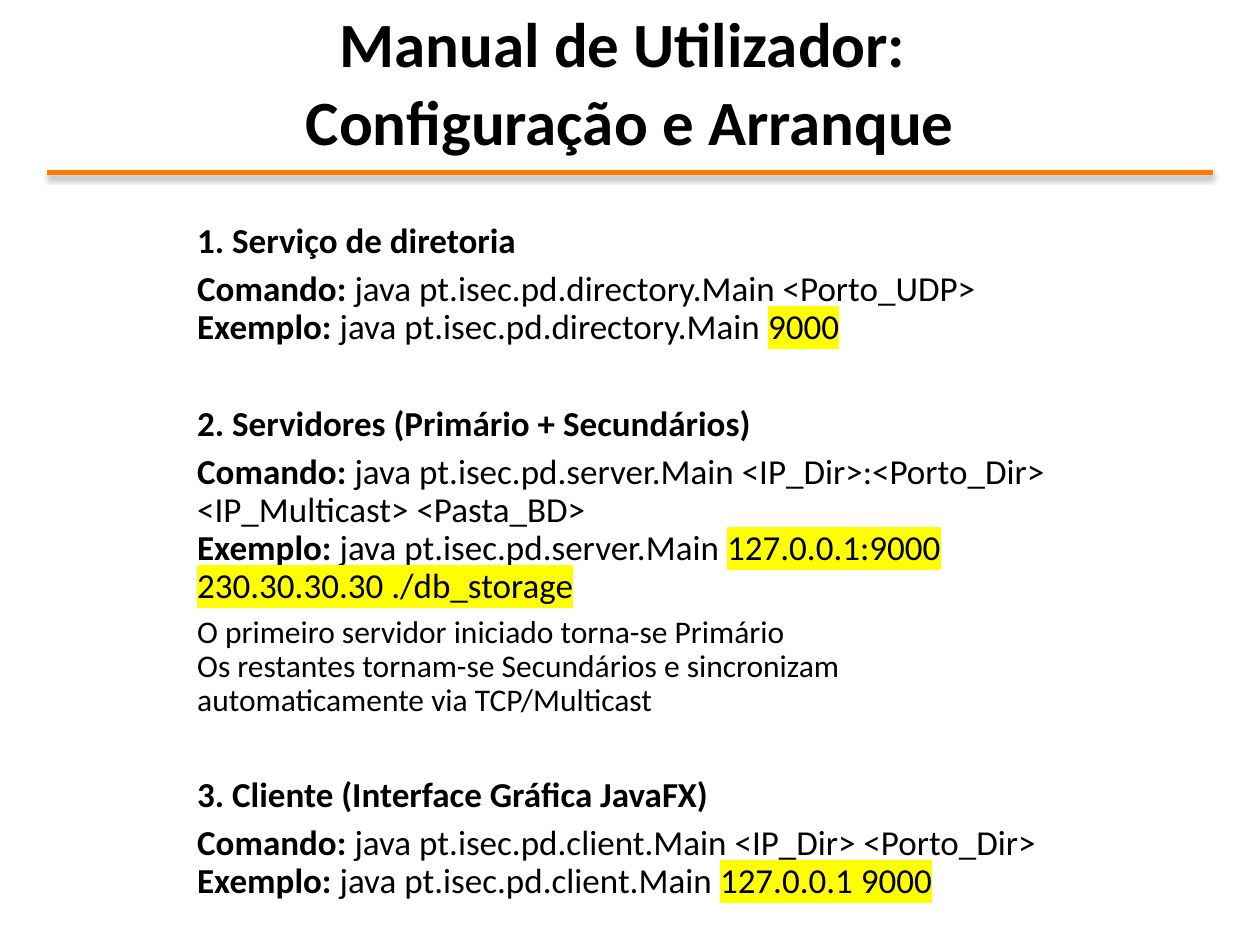
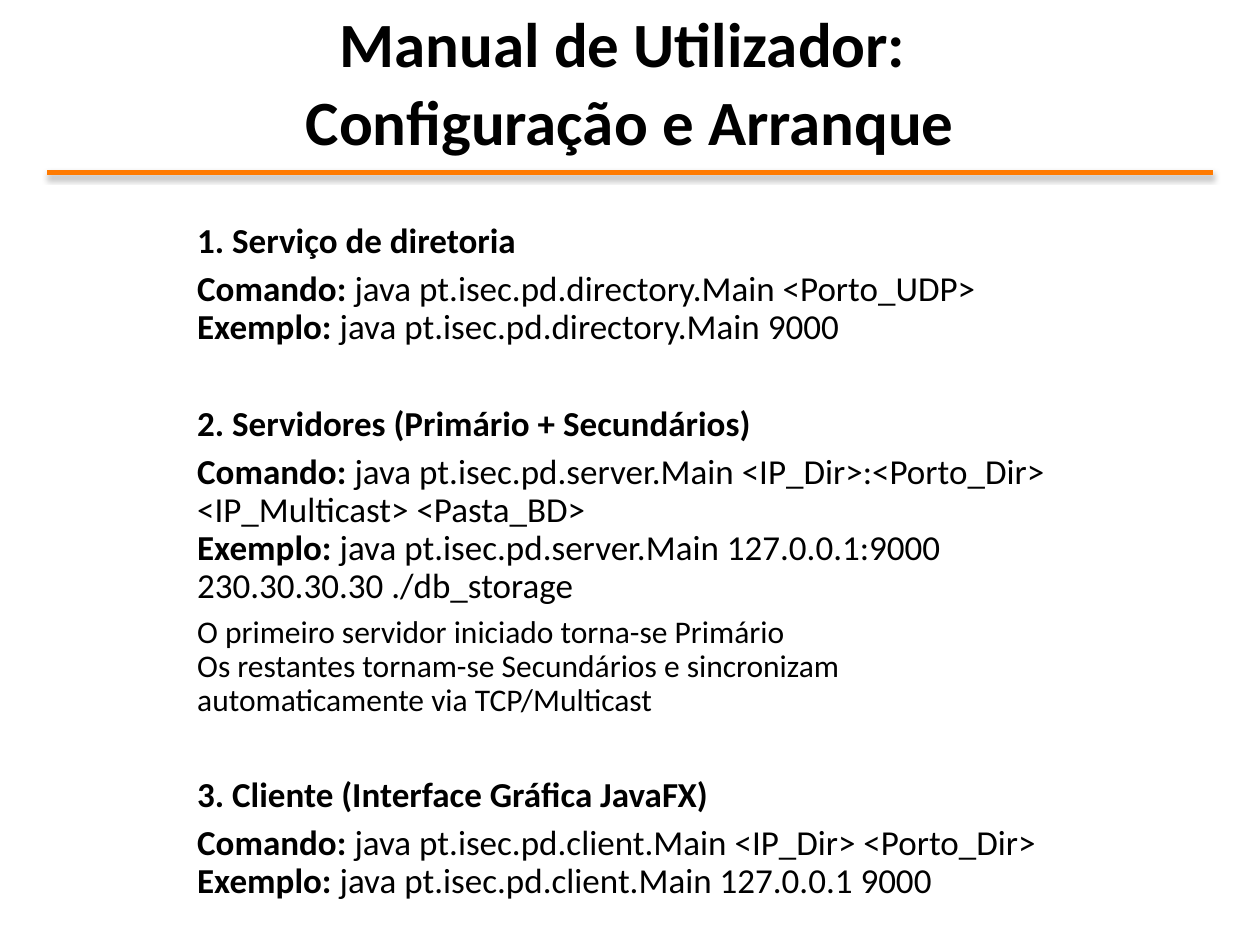
Before and after one commit to DarioSDev/ProgramacaoDistribuida-TP, a slide deck: slide 27 of docs/Relatorio.pptx. Drawn at 1260x945 pixels with LibreOffice and Linux fonts; fonts in the diff are those of the drawing. Boxes give left, top, right and bottom in pixels: in the first picture for what was removed or moved away, otherwise in the second. Text is boxed around its words. In the diff, an @@ line names an element or a change of style, - is before the commit and + after.

```diff
--- a/docs/Relatorio.pptx
+++ b/docs/Relatorio.pptx
@@ text at (197, 276, 1044, 899): highlight #FFFF00 to none in "9000", "127.0.0.1:9000 230.30.30.30 ./db_storage", "127.0.0.1 9000" @@
```
Also in this commit, not shown: 1 other slide changed, 1 other file.
